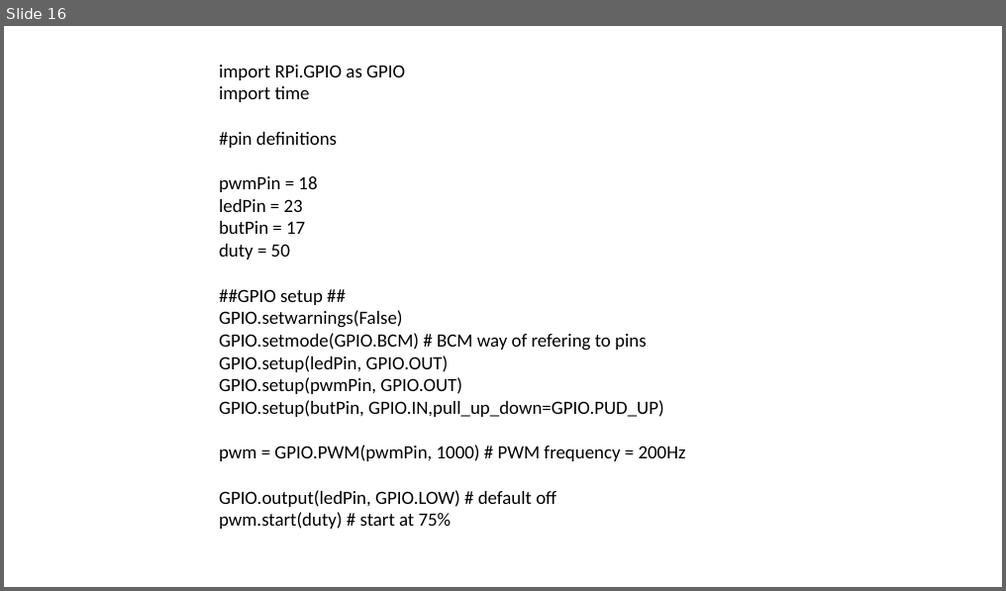
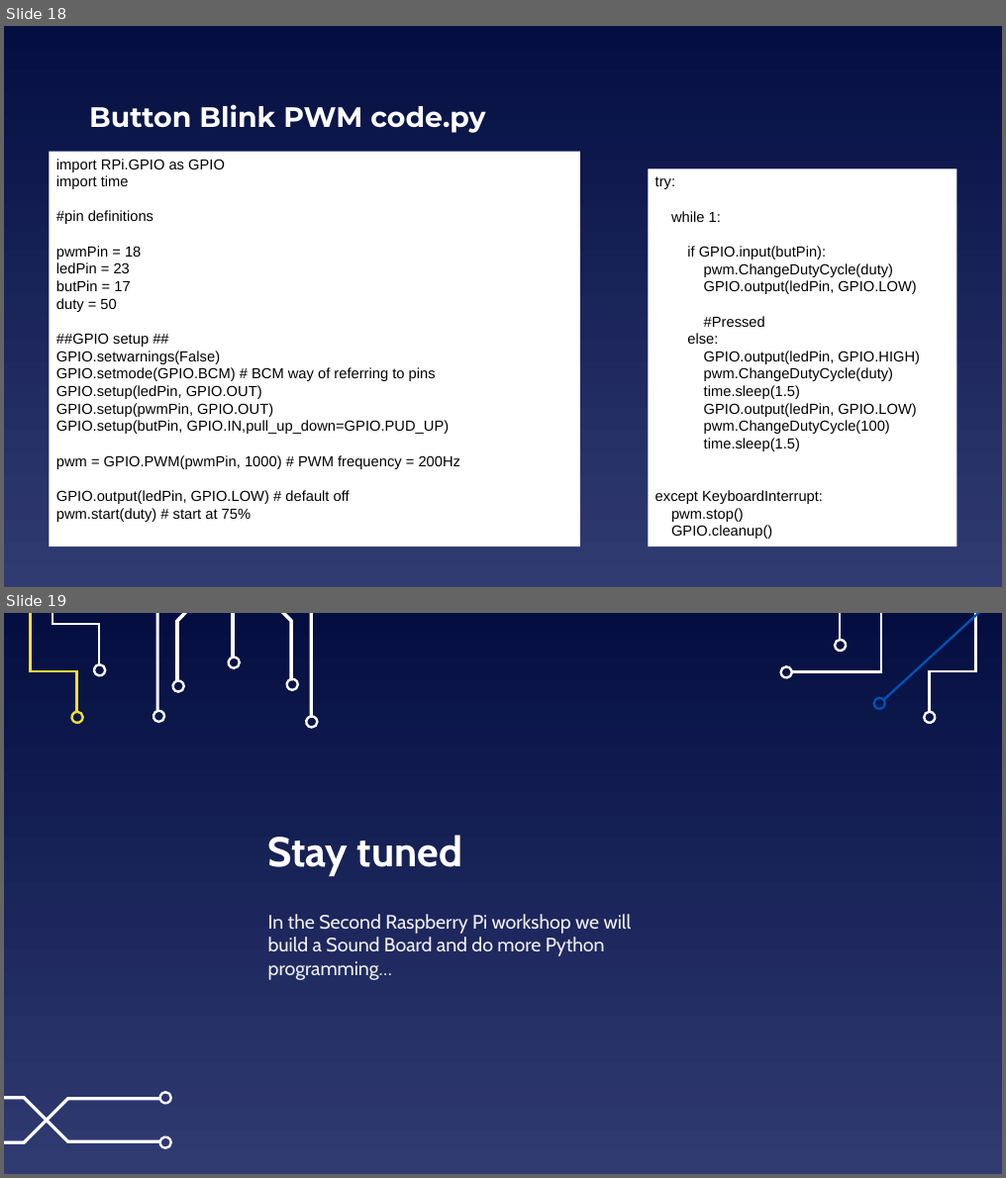
Before and after one commit to EELabMan/Raspberry-Pi-Intro, a slide deck: Raspberry Pi Intro.pptx. Shown one above the other, each under a label of ours: slide 16 before the commit, slides 18 and 19 after it. The pictures are 1006x591 and 1006x1178 pixels, drawn with LibreOffice and Linux fonts; fonts in the diff are those of the drawing. Boxes give left, top, right and bottom in pixels: in the first picture for what was removed or moved away, otherwise in the second. Text is boxed around its words. In the diff, an @@ line names an element or a change of style, - is before the commit and + after.

```diff
--- a/Raspberry Pi Intro.pptx
+++ b/Raspberry Pi Intro.pptx
@@ slide 19 added at (x1=4, y1=613, x2=1002, y2=1174), background gradient #040E41 to #303B72 @@
@@ freeform shape added at (x1=30, y1=613, x2=76, y2=712), outline #F5DE34 2.25 pt @@
@@ freeform shape added at (x1=53, y1=613, x2=99, y2=664), outline #FFFFFF 2.25 pt @@
@@ freeform shape added at (x1=792, y1=613, x2=881, y2=672), outline #FFFFFF 2.25 pt @@
@@ freeform shape added at (x1=835, y1=640, x2=847, y2=653), outline #FFFFFF 2.25 pt @@
@@ freeform shape added at (x1=841, y1=613, x2=958, y2=640), outline #FFFFFF 2.25 pt @@
@@ freeform shape added at (x1=884, y1=613, x2=1002, y2=700), outline #0152B1 2.25 pt @@
@@ freeform shape added at (x1=930, y1=613, x2=976, y2=712), outline #FFFFFF 2.25 pt @@
@@ freeform shape added at (x1=92, y1=664, x2=105, y2=677), outline #FFFFFF 2.25 pt @@
@@ freeform shape added at (x1=781, y1=666, x2=794, y2=679), outline #FFFFFF 2.25 pt @@
@@ freeform shape added at (x1=874, y1=697, x2=887, y2=710), outline #0152B1 2.25 pt @@
@@ freeform shape added at (x1=70, y1=712, x2=82, y2=725), outline #F5DE34 2.25 pt @@
@@ group added at (x1=152, y1=613, x2=317, y2=728): 10 freeform shapes @@
@@ freeform shape added at (x1=924, y1=712, x2=937, y2=725), outline #FFFFFF 2.25 pt @@
@@ title added at (x1=268, y1=835, x2=462, y2=876), 40 pt, text #FFFFFF, bold @@
+Stay tuned
@@ subtitle added at (x1=268, y1=914, x2=632, y2=980), 18.7 pt, text #EFEFEF @@
+In the Second Raspberry Pi workshop we will build a Sound Board and do more Python programming…
@@ freeform shape added at (x1=4, y1=1096, x2=161, y2=1143), fill #FFFFFF, outline #FFFFFF 0.75 pt @@
@@ freeform shape added at (x1=4, y1=1097, x2=161, y2=1144), fill #FFFFFF, outline #FFFFFF 0.75 pt @@
@@ freeform shape added at (x1=158, y1=1093, x2=171, y2=1106), outline #FFFFFF 2.25 pt @@
@@ freeform shape added at (x1=158, y1=1136, x2=171, y2=1149), outline #FFFFFF 2.25 pt @@
@@ what was slide 16 is now slide 18 @@
@@ slide 18 changed as well @@
@@ background #FFFFFF to gradient #040E41 to #303B72 @@
@@ title added at (x1=89, y1=104, x2=485, y2=133), 27 pt, text #FFFFFF, bold @@
+Button Blink PWM code.py
@@ rectangle "import RPi.GPIO as GPIO" resized from (x1=219, y1=65, x2=686, y2=529) to (x1=49, y1=151, x2=580, y2=547) @@
@@ rectangle "import RPi.GPIO as GPIO" at (x1=49, y1=151, x2=580, y2=547): fill none to #FFFFFF @@
@@ text in rectangle at (x1=56, y1=159, x2=461, y2=522): size 18 to 14 pt, font Calibri to Arial in "import RPi.GPIO as GPIO", "import time", "#pin definitions", "pwmPin = 18" and 11 more places @@
@@ rectangle added at (x1=648, y1=169, x2=957, y2=547), fill #FFFFFF, 14 pt, text #000000 @@
+try:
+while 1:
+if GPIO.input(butPin):
+pwm.ChangeDutyCycle(duty)
+GPIO.output(ledPin, GPIO.LOW)
+#Pressed
+else:
+GPIO.output(ledPin, GPIO.HIGH)
+pwm.ChangeDutyCycle(duty)
+time.sleep(1.5)
+GPIO.output(ledPin, GPIO.LOW)
+pwm.ChangeDutyCycle(100)
+time.sleep(1.5)
+except KeyboardInterrupt:
+pwm.stop()
+GPIO.cleanup()
@@ text in rectangle at (x1=56, y1=368, x2=436, y2=381): text changed; size 18 to 14 pt; font Calibri to Arial @@
-GPIO.setmode(GPIO.BCM) # BCM way of refering to pins
+GPIO.setmode(GPIO.BCM) # BCM way of referring to pins
```
Also in this commit, not shown: 14 other slides changed, 3 other slides added, 2 slides removed.
